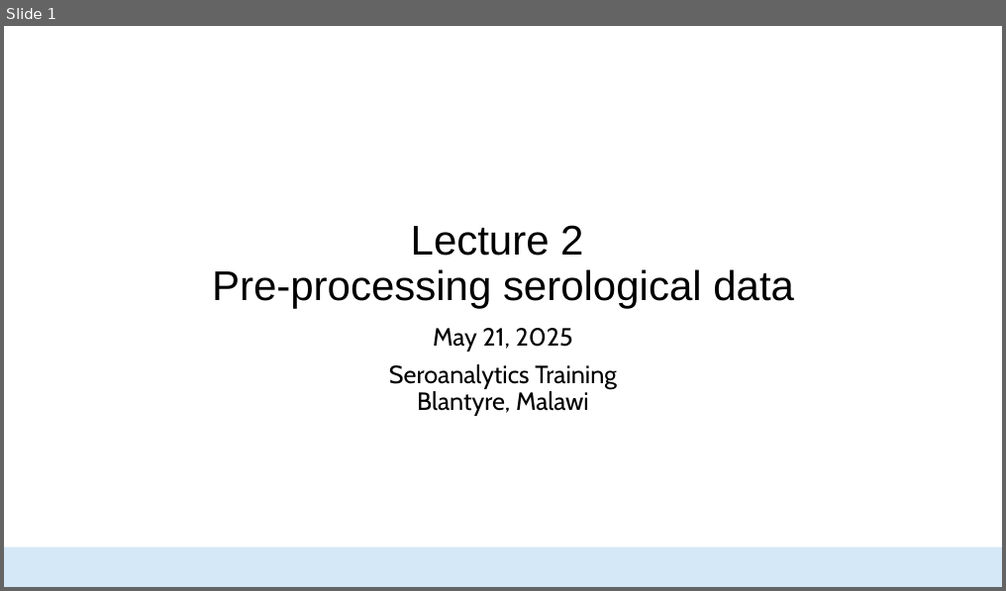
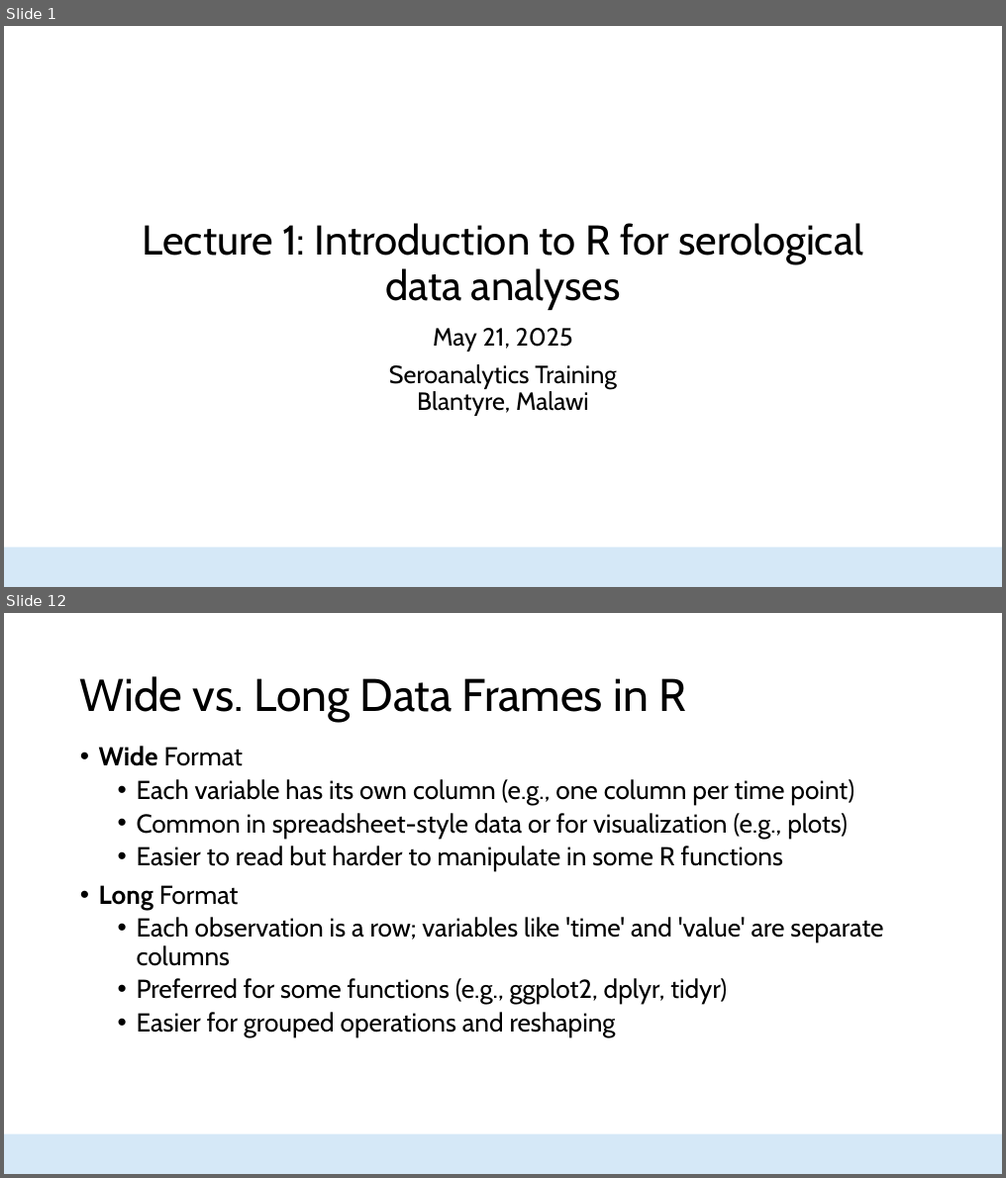
Before and after one commit to HopkinsIDD/seroanalytics_workshop, a slide deck: Lecture 2/Lecture 2.pptx. Shown one above the other, each under a label of ours: slide 1 before the commit, slides 1 and 12 after it; the slides between them are not shown. The pictures are 1006x591 and 1006x1178 pixels, drawn with LibreOffice and Linux fonts; fonts in the diff are those of the drawing; background and template pictures are left out. Boxes give left, top, right and bottom in pixels: in the first picture for what was removed or moved away, otherwise in the second. Text is boxed around its words. In the diff, an @@ line names an element or a change of style, - is before the commit and + after.

```diff
--- a/Lecture 2/Lecture 2.pptx
+++ b/Lecture 2/Lecture 2.pptx
@@ slide 12 added at <box>4,613,1002,1174</box>, background #FFFFFF; not listed: 1 template element that a slide beside it also shows @@
@@ title added at <box>80,676,686,722</box>, 44 pt, text #000000 @@
+Wide vs. Long Data Frames in R
@@ text added at <box>99,746,883,1038</box>, 25 pt, text #000000 @@
+• Wide Format
+  • Each variable has its own column (e.g., one column per time point)
+  • Common in spreadsheet-style data or for visualization (e.g., plots)
+  • Easier to read but harder to manipulate in some R functions
+• Long Format
+  • Each observation is a row; variables like 'time' and 'value' are separate columns
+  • Preferred for some functions (e.g., ggplot2, dplyr, tidyr)
+  • Easier for grouped operations and reshaping
@@ slide 1 changed as well @@
@@ title at <box>143,223,864,310</box>: text changed; font Arial to Cabin @@
-Lecture 2
-Pre-processing serological data
+Lecture 1: Introduction to R for serological data analyses
```
Also in this commit, not shown: 13 other slides added, 27 slides removed, 16 other files.
